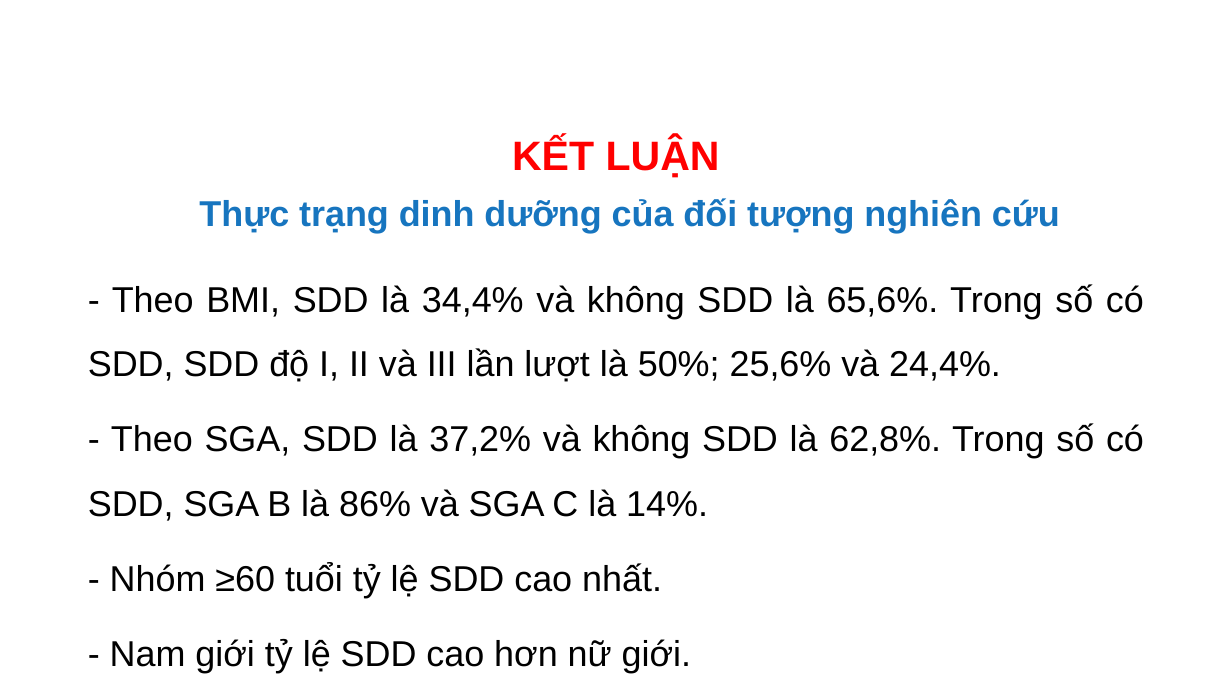
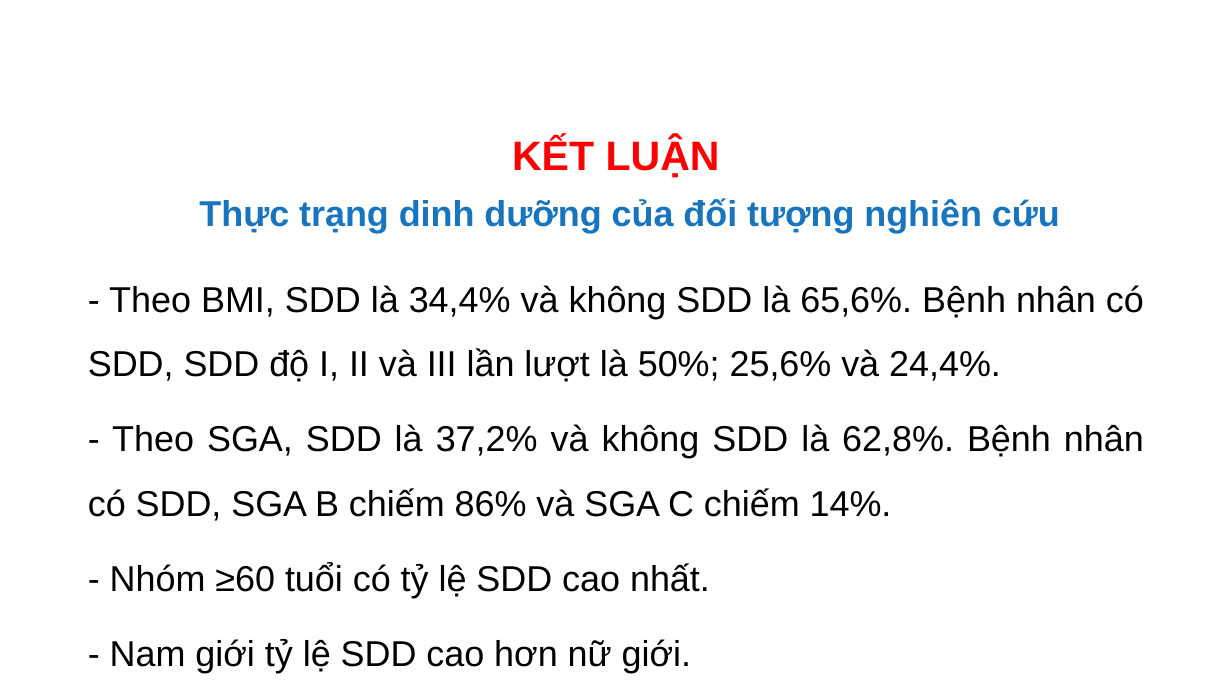
Before and after one commit to MedPocket/HPMUGraduation-thesis, a slide deck: slide 34 of Thuc-trang-va-mot-so-yeu-to-lien-quan-dinh-duong-BN-lao-phoi_Nhat-Nguyen.pptx. Drawn at 1232x693 pixels with LibreOffice and Linux fonts; fonts in the diff are those of the drawing; background and template pictures are left out. Boxes give left, top, right and bottom in pixels: in the first picture for what was removed or moved away, otherwise in the second. Text is boxed around its words. In the diff, an @@ line names an element or a change of style, - is before the commit and + after.

```diff
--- a/Thuc-trang-va-mot-so-yeu-to-lien-quan-dinh-duong-BN-lao-phoi_Nhat-Nguyen.pptx
+++ b/Thuc-trang-va-mot-so-yeu-to-lien-quan-dinh-duong-BN-lao-phoi_Nhat-Nguyen.pptx
@@ text at [88,285,1144,598]: text changed @@
-- Theo BMI, SDD là 34,4% và không SDD là 65,6%. Trong số có SDD, SDD độ I, II và III lần lượt là 50%; 25,6% và 24,4%.
-- Theo SGA, SDD là 37,2% và không SDD là 62,8%. Trong số có SDD, SGA B là 86% và SGA C là 14%.
-- Nhóm ≥60 tuổi tỷ lệ SDD cao nhất.
+- Theo BMI, SDD là 34,4% và không SDD là 65,6%. Bệnh nhân có SDD, SDD độ I, II và III lần lượt là 50%; 25,6% và 24,4%.
+- Theo SGA, SDD là 37,2% và không SDD là 62,8%. Bệnh nhân có SDD, SGA B chiếm 86% và SGA C chiếm 14%.
+- Nhóm ≥60 tuổi có tỷ lệ SDD cao nhất.
```
Also in this commit, not shown: 18 other slides changed.
